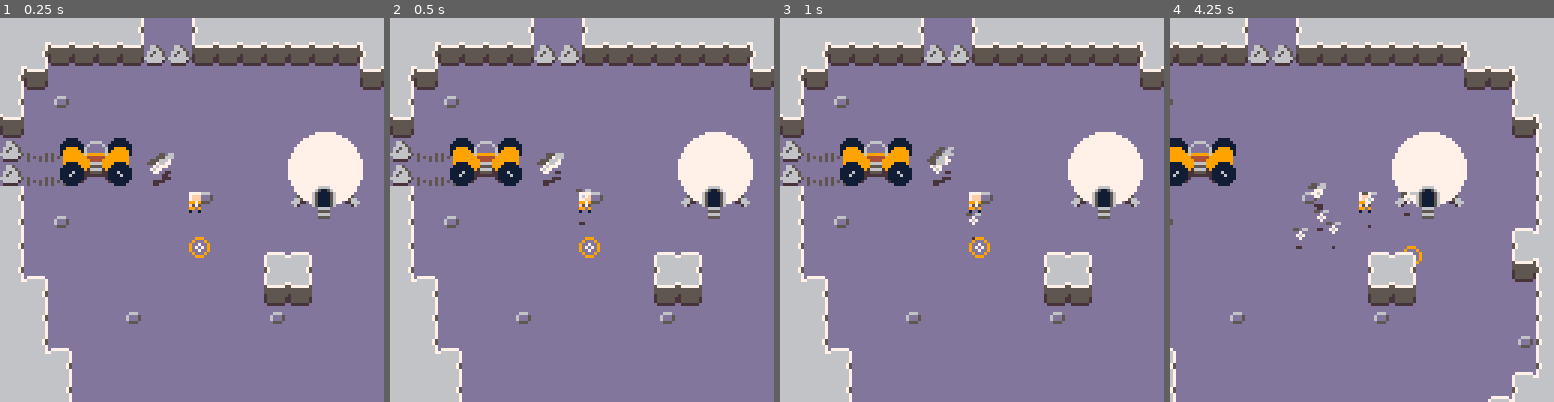
Above: before the commit, frames 1-4 (left to right).
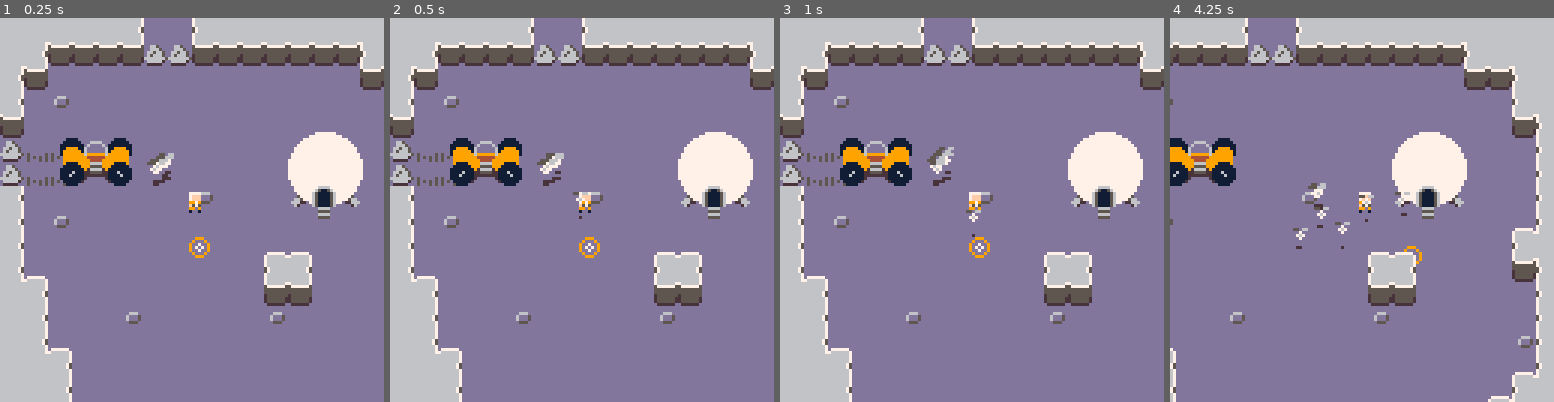
Above: after the commit, the same moments.

Repository: kevinthompson/moonbreak-p8
Game: PICO-8 cartridge moonbreak.p8
Same seed, same stepped clock (60 frames per second), same inputs: the game is played once before the commit and once after it.
Inputs:
- Up to frame 1 (0.25 s): no input
- Up to frame 2 (0.5 s): tap X (X key) at 0.33 s
- Up to frame 3 (1 s): tap O (Z key) at 0.7 s
- Up to frame 4 (4.25 s): tap X (X key) at 1.07, 1.85, 2.97, 4.08 s; hold Right 1.6-2.1 s; tap O (Z key) every 0.4 s from 1.7 to 4.1 s; hold Up 2.15-2.42 s; hold Right 2.47-3.03 s; hold Left 3.08-3.58 s; hold Down 3.63-3.97 s; hold Right from 4.02 s (still down)

Frame 1 is identical in both runs. In frame 2, 0.1% of the frame differs, in the area x 47-53%, y 44-54%; in frame 3, 0.1%; in frame 4, 0.4%, in the area x 37-65%, y 45-61%.

Commit message:
feat: add button release function

Diff:
--- a/scripts/entities/player.lua
+++ b/scripts/entities/player.lua
@@ -37,7 +37,7 @@
       state = "idle"
     end
 
-    if btnp(5) and #bots > 0 then
+    if btnr(5) and #bots > 0 then
       local bot = bots[1]
       bot:throw_at(cursor)
     end
--- a/scripts/main.lua
+++ b/scripts/main.lua
@@ -5,6 +5,7 @@
 function _update60()
   async:update()
   scene.current:update()
+  pbtn=btn()
 end
 
 function _draw()
--- a/scripts/utilities/helpers.lua
+++ b/scripts/utilities/helpers.lua
@@ -68,4 +68,11 @@
     sort(tbl,key,lo,j)
     sort(tbl,key,j+1,hi)
   end
- end
+end
+
+-- button released
+function btnr(b)
+	local bit=shl(1,b)
+	return band(bit,pbtn)==bit
+	and btn()==band(bnot(bit),btn())
+end
